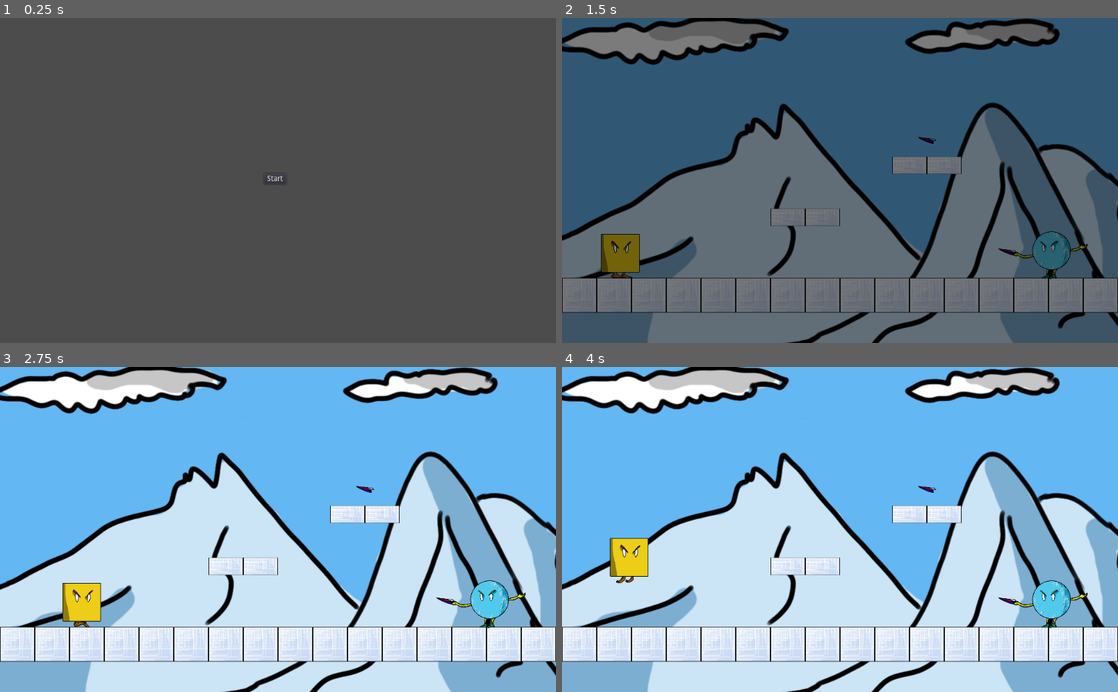
Above: before the commit, frames 1-4 (two rows, left to right).
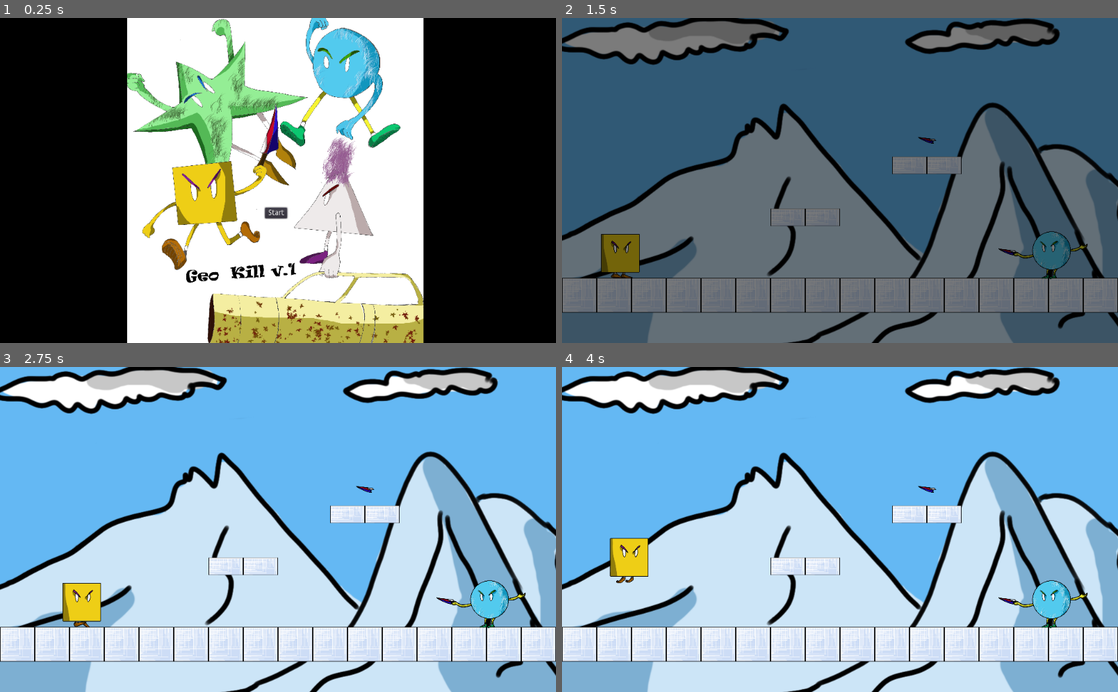
Above: after the commit, the same moments.

Repository: guimafelipe/LD45
Game: Godot game, scene res://Menu.tscn
Two runs of this game, one before a commit and one after it. Both use one fixed random seed, a clock stepped at 60 frames per second and the inputs below. The engine's default icon, where the game draws it, is replaced by a stand-in: a white triangle on a blue panel in a dark square.
Inputs (mouse positions are in pixels of both pictures, inside the frame that each line leads up to):
- Up to frame 1 (0.25 s): no input
- Up to frame 2 (1.5 s): click "Start" at 0.5 s; move the mouse to (962, 164) at 1.27 s; hold Right (ui_right) from 1.28 s (still down); hold S (s) from 1.28 s (still down)
- Up to frame 3 (2.75 s): keep holding Right (ui_right); tap Space (jump) at 1.52, 2.27 s; tap W (w) at 1.55, 2.1 s; move the mouse to (166, 545) at 2.02 s; release S (s) at 2.03 s; tap S (s) at 2.3 s
- Up to frame 4 (4 s): move the mouse to (895, 458) at 2.77 s; release Right (ui_right) at 2.78 s; hold Left (ui_left) 2.78-3.53 s; hold S (s) 2.78-3.53 s; tap W (w) at 3.05 s; move the mouse to (812, 594) at 3.52 s; hold Right (ui_right) from 3.53 s (still down); click (812, 594) at 3.6 s; tap Space (jump) at 3.77 s; tap S (s) at 3.8 s

The runs differ from the first frame. In frame 1, 100% of the frame differs, in the area x 0-100%, y 0-100%; in frame 2, less than 0.1%; in frame 3, less than 0.1%; in frame 4, less than 0.1%.

Commit message:
finished version se dar merda

Diff:
--- a/Fade.tscn
+++ b/Fade.tscn
@@ -3,7 +3,7 @@
 [ext_resource path="res://icon.png" type="Texture" id=1]
 [ext_resource path="res://Fade.gd" type="Script" id=2]
 
-[node name="Fade" type="TextureRect" index="0"]
+[node name="Fade" type="TextureRect"]
 
 modulate = Color( 0, 0, 0, 1 )
 anchor_left = 0.0
--- a/Menu.tscn
+++ b/Menu.tscn
@@ -1,8 +1,9 @@
-[gd_scene load_steps=2 format=2]
+[gd_scene load_steps=3 format=2]
 
 [ext_resource path="res://Scripts/Menu.gd" type="Script" id=1]
+[ext_resource path="res://Art/capaJogo.png" type="Texture" id=2]
 
-[node name="Menu" type="Control"]
+[node name="Menu" type="Control" index="0"]
 
 anchor_left = 0.0
 anchor_top = 0.0
@@ -19,16 +20,23 @@
 script = ExtResource( 1 )
 _sections_unfolded = [ "Size Flags" ]
 
-[node name="CenterContainer" type="CenterContainer" parent="." index="0"]
+[node name="Capa" type="Sprite" parent="." index="0"]
+
+position = Vector2( 506.907, 301.88 )
+scale = Vector2( 0.22, 0.22 )
+texture = ExtResource( 2 )
+_sections_unfolded = [ "Transform" ]
+
+[node name="CenterContainer" type="CenterContainer" parent="." index="1"]
 
 anchor_left = 0.0
 anchor_top = 0.0
 anchor_right = 0.0
 anchor_bottom = 0.0
-margin_left = 486.0
-margin_top = 277.0
-margin_right = 527.0
-margin_bottom = 317.0
+margin_left = 488.0
+margin_top = 340.0
+margin_right = 529.0
+margin_bottom = 380.0
 rect_pivot_offset = Vector2( 0, 0 )
 rect_clip_content = false
 mouse_filter = 0
--- a/project.godot
+++ b/project.godot
@@ -10,9 +10,15 @@
 
 [application]
 
-config/name="LD45"
+config/name="GeoKill"
 run/main_scene="res://Menu.tscn"
-config/icon="res://icon.png"
+run/disable_stdout=true
+run/disable_stderr=true
+config/icon="res://Art/Viloes_desenho/bola_vilao1/primeiroVilon.png"
+
+[display]
+
+window/size/resizable=false
 
 [input]
 
@@ -38,4 +44,6 @@
 
 [rendering]
 
+quality/intended_usage/framebuffer_allocation=0
+environment/default_clear_color=Color( 0, 0, 0, 1 )
 environment/default_environment="res://default_env.tres"
Binary file added: Art/capaJogo.png
Not shown, added: Art/capaJogo.png.import
